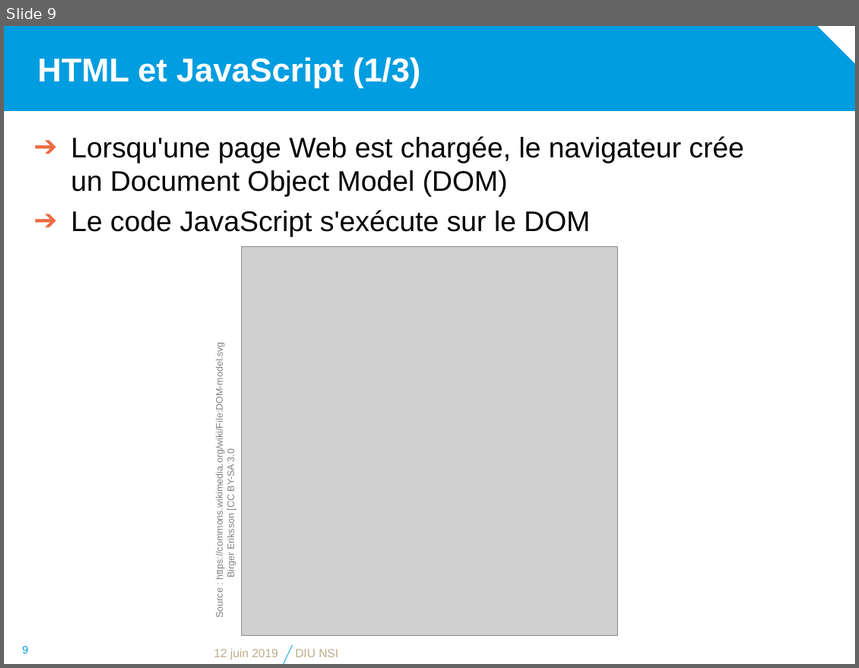
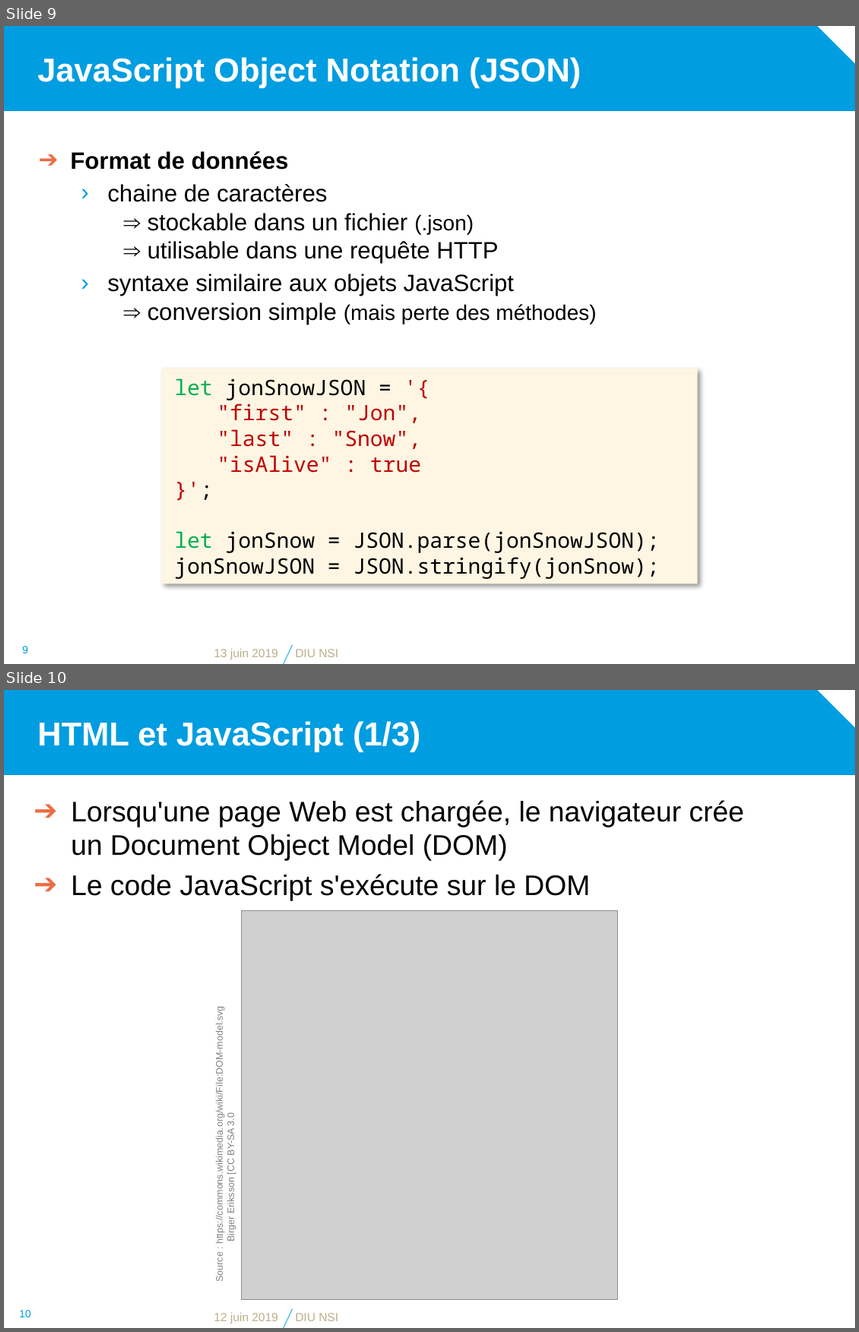
Before and after one commit to diu-uf-bordeaux/bloc1, a slide deck: web/4-JS/JavaScript.pptx. Shown one above the other, each under a label of ours: slide 9 before the commit, slides 9 and 10 after it. The pictures are 859x668 and 859x1332 pixels, drawn with LibreOffice and Linux fonts; fonts in the diff are those of the drawing; grey boxes stand for pictures; background and template pictures are left out. Boxes give left, top, right and bottom in pixels: in the first picture for what was removed or moved away, otherwise in the second. Text is boxed around its words. In the diff, an @@ line names an element or a change of style, - is before the commit and + after.

Commit message:
Web : ajout d'une diapo sur JSON

```diff
--- a/web/4-JS/JavaScript.pptx
+++ b/web/4-JS/JavaScript.pptx
@@ slide 9 added at [4,26,855,664], background #FFFFFF; not listed: 2 template elements that a slide beside it also shows @@
@@ title added at [37,57,581,88], 28 pt, text #FFFFFF, bold @@
+JavaScript Object Notation (JSON)
@@ text added at [70,151,596,325], 20 pt, text #000000 @@
+➔ Format de données
+  › chaine de caractères
+    ⇒ stockable dans un fichier (.json)
+    ⇒ utilisable dans une requête HTTP
+  › syntaxe similaire aux objets JavaScript
+    ⇒ conversion simple (mais perte des méthodes)
@@ rectangle added at [161,369,698,585], fill #FEF6E3, 18 pt, text #000000 @@
+let jonSnowJSON = '{
+"first" : "Jon",
+"last" : "Snow",
+"isAlive" : true
+}';
+let jonSnow = JSON.parse(jonSnowJSON);
+jonSnowJSON = JSON.stringify(jonSnow);
@@ page number added at [22,646,28,654], 9 pt, text #009DE0 @@
+9
@@ text added at [214,649,278,660], 10 pt, text #BEAD8A @@
+13 juin 2019
@@ text added at [295,649,338,658], 10 pt, text #BEAD8A @@
+DIU NSI
@@ what was slide 9 is now slide 10 @@
@@ page number at [19,1310,31,1318]: text changed @@
-9
+10
```
Also in this commit, not shown: 1 other file.
